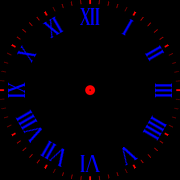
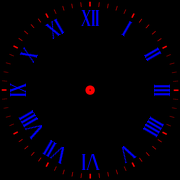
Layers edited between the first and the second 180 × 180 image:
painted on "a_face_background" over [0,0,180,180]
painted on "numerals rotated" over [8,8,172,172]
